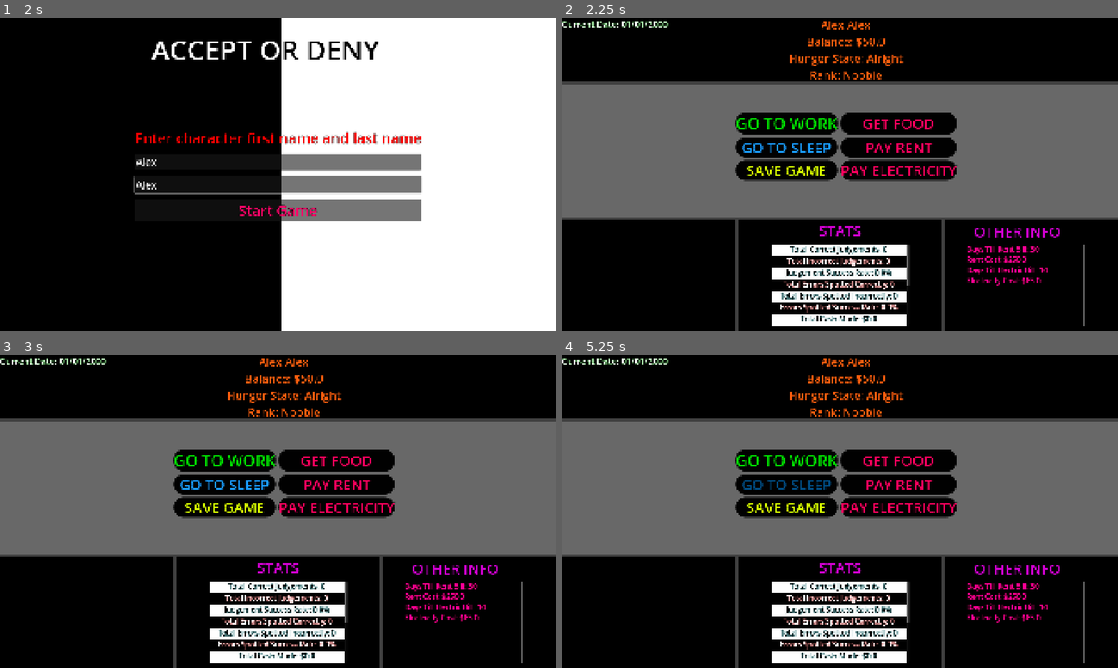
Above: before the commit, frames 1-4 (two rows, left to right).
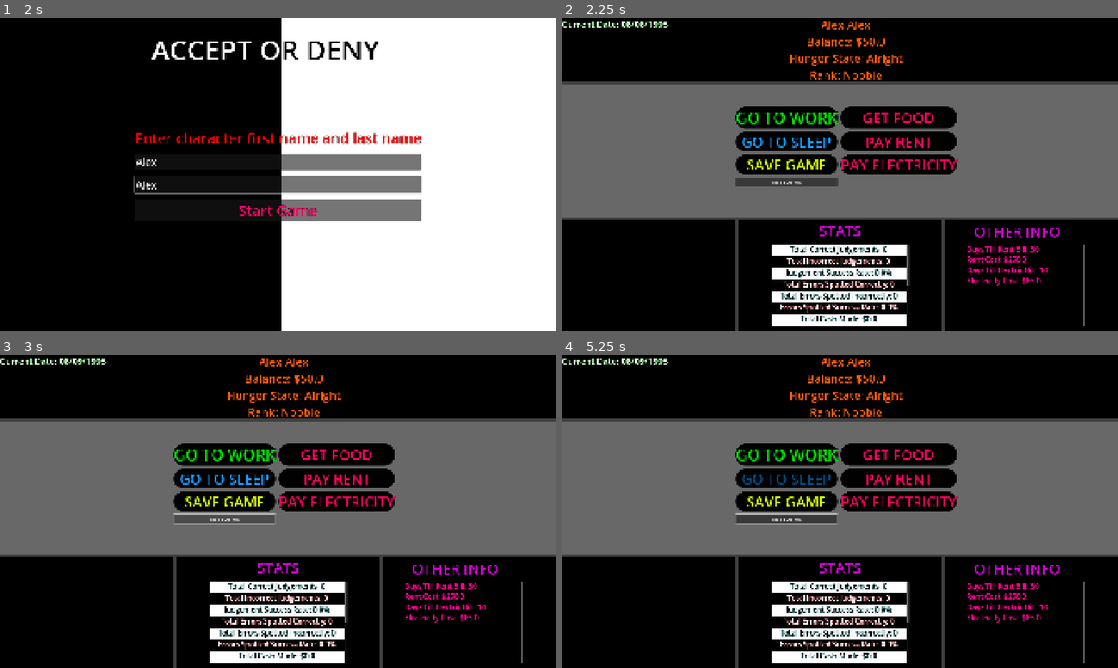
Above: after the commit, the same moments.

Repository: HiImTonyy/acceptordeny
Game: Godot game, scene res://scenes/main_menu.tscn
Two runs of this game, one before a commit and one after it. Both use one fixed random seed, a clock stepped at 60 frames per second and the inputs below.
Inputs (mouse positions are in pixels of both pictures, inside the frame that each line leads up to):
- Up to frame 1 (2 s): click "New Game" at 0.5 s; click (278, 161) at 1.27 s; type "Alex" at 1.35 s; click (278, 183) at 1.5 s; type "Alex" at 1.58 s
- Up to frame 2 (2.25 s): click "Start Game" at 2 s
- Up to frame 3 (3 s): click (222, 517) at 2.75 s, where only the run after the commit has a clickable "TEST BUTTON"
- Up to frame 4 (5.25 s): click "GO TO WORK" at 3.5 s; click "GO TO WORK" at 4.25 s; click "GO TO SLEEP" at 5 s

Frame 1 is identical in both runs. In frame 2, 5.7% of the frame differs, in the area x 11-72%, y 1-54%; in frame 3, 5.8%, in the area x 11-72%, y 1-55%; in frame 4, 5.8%.

Commit message:
Added a new World script. the variables days, months, years has been added along with a function to go to the next day.

Diff:
--- a/project.godot
+++ b/project.godot
@@ -20,6 +20,7 @@
 player="*res://scenes/player.tscn"
 playerstats="*res://scenes/player_stats.tscn"
 bills="*res://scenes/bills.tscn"
+world="*res://scenes/world.tscn"
 
 [display]
 
--- a/scenes/home.tscn
+++ b/scenes/home.tscn
@@ -30,7 +30,7 @@
 border_width_bottom = 5
 border_color = Color(0, 0, 0, 1)
 
-[node name="Main" type="Node2D" node_paths=PackedStringArray …(721 unchanged characters)… lectricity", "label_other_electric_cost")]
+[node name="Main" type="Node2D" node_paths=PackedStringArray …(721 unchanged characters)… lectricity", "label_other_electric_cost", "label_current_date")]
 script = ExtResource("1_u4wd2")
 label_player_name = NodePath("HomeUI/TopUI/TopUIBackground/ContainerTopUI/LabelPlayerName")
 label_player_cash = NodePath("HomeUI/TopUI/TopUIBackground/ContainerTopUI/LabelCash")
@@ -54,6 +54,7 @@
 label_other_rent_cost = NodePath("Control/StatsUI2/VBoxContainer/VBoxContainer/LabelOtherRentCost")
 label_other_days_till_electricity = NodePath("Control/StatsUI2/VBoxContainer/VBoxContainer/LabelOtherDaysTillElectricBill")
 label_other_electric_cost = NodePath("Control/StatsUI2/VBoxContainer/VBoxContainer/LabelOtherElectricCost")
+label_current_date = NodePath("HomeUI/TopUI/LabelCurrentDate")
 
 [node name="HomeUI" type="CanvasLayer" parent="."]
 
@@ -108,7 +109,7 @@
 text = "Rank: PewPew"
 horizontal_alignment = 1
 
-[node name="Label" type="Label" parent="HomeUI/TopUI"]
+[node name="LabelCurrentDate" type="Label" parent="HomeUI/TopUI"]
 offset_right = 365.0
 offset_bottom = 42.0
 theme_override_colors/font_outline_color = Color(0, 1, 0, 1)
@@ -233,6 +234,10 @@
 theme_override_styles/hover = ExtResource("2_u4wd2")
 text = "PAY ELECTRICITY"
 
+[node name="Button" type="Button" parent="HomeUI/ContainerMainButtons"]
+layout_mode = 2
+text = "TEST BUTTON"
+
 [node name="Control" type="Control" parent="."]
 layout_mode = 3
 anchors_preset = 0
@@ -496,3 +501,5 @@
 theme_override_constants/outline_size = 2
 theme_override_font_sizes/font_size = 25
 text = "Electric Cost: "
+
+[connection signal="button_down" from="HomeUI/ContainerMainButtons/Button" to="." method="_on_button_button_down"]
--- /dev/null
+++ b/scenes/world.tscn
@@ -0,0 +1,6 @@
+[gd_scene load_steps=2 format=3 uid="uid://cp6g0cba00ghk"]
+
+[ext_resource type="Script" uid="uid://m3uroobrweeo" path="res://scripts/world.gd" id="1_nnsk1"]
+
+[node name="World" type="Node"]
+script = ExtResource("1_nnsk1")
--- a/scripts/home.gd
+++ b/scripts/home.gd
@@ -27,6 +27,7 @@
 @export var label_other_rent_cost : Label
 @export var label_other_days_till_electricity : Label
 @export var label_other_electric_cost : Label
+@export var label_current_date : Label
 
 
 
@@ -65,3 +66,10 @@
 	label_other_rent_cost.text = "Rent Cost: " + "$" + str(bills.rent_cost)
 	label_other_days_till_electricity.text = "Days Till Electric Bill: " + str(bills.days_till_electric)
 	label_other_electric_cost.text = "Electricity Cost: " + "$" + str(bills.electric_cost)
+
+	label_current_date.text = world.current_date
+
+
+func _on_button_button_down() -> void:
+	world.next_day()
+	update_ui()
--- /dev/null
+++ b/scripts/world.gd
@@ -0,0 +1,25 @@
+extends Node
+
+var current_month : int = 8
+var current_day : int = 8
+var current_year : int = 1998
+var current_date: String = "WINDS-A BLOWIN', FAT MAN ROLLIN'"
+
+func _ready() -> void:
+	format_current_date()
+
+
+func format_current_date():
+	current_date = "Current Date: " + str("%02d" % current_month) + "/" + str("%02d" % current_day) + "/" + str(current_year)
+
+func next_day():
+	if current_day <= 30:
+		current_day += 1
+	if current_day > 30:
+		current_month += 1
+		current_day = 1
+	if current_month > 12:
+		current_month = 1
+		current_year += 1
+
+	format_current_date()
Not shown, added: scripts/world.gd.uid
